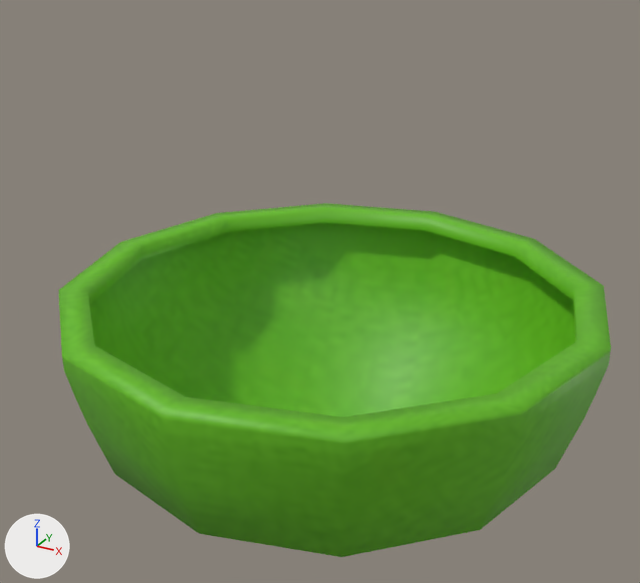
Two versions of the Blender file assets/models/charisma-lid.blend, one commit apart.
Both versions are drawn from a 50 mm lens placed at (0.367, -0.693, 0.326), pointed at (-0.014, 0.001, -0.021). Every picture has the same lights, and +X, +Y and +Z are marked at lower left.
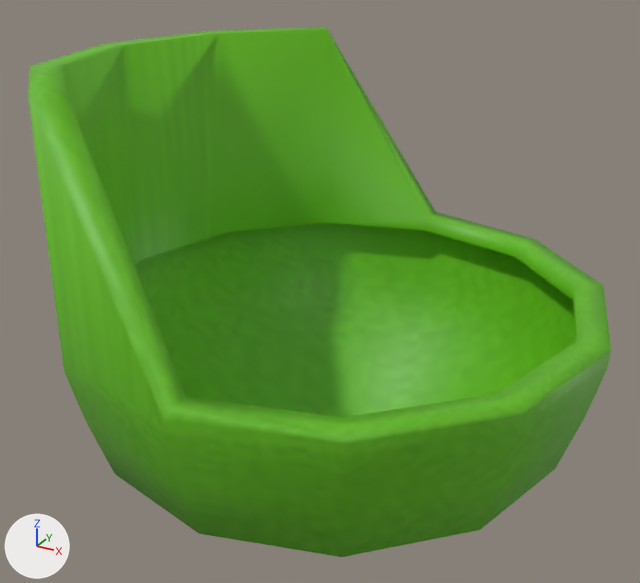
The newer file adds a shape key; the second version is drawn at full value of the shape key 'LowerTest' of 'Cylinder', and the change is written as the vertex moves it makes.

What differs and where, as boxes (x1, y1, x2, y2) in the pictures (640 x 583 px; the box of a moved part takes in the faces that stretch with it):
'Cylinder', reshaped (50% taller): before (59, 203, 611, 557); after (28, 26, 611, 557)
part 1 of me_lid_002, moved or reshaped: before (59, 203, 435, 420); after (28, 26, 436, 420)

Edits to the bpy script that builds the scene:
```text
Change me_lid_002:
    where me_lid_002.from_pydata(...)  # 121 vertices, 120 faces; spans x -0.262..0.262, y -0.262..0.262, z -0.272..-0.014
    used by ob_cylinder; location = (0.0, 0.0, 0.0)
    me_lid_002 part 1: all 10 vertices in x -0.262..-0.117, y -0.227..0.227, z -0.014 are moved by (0.0, 0.0, 0.21)
```
